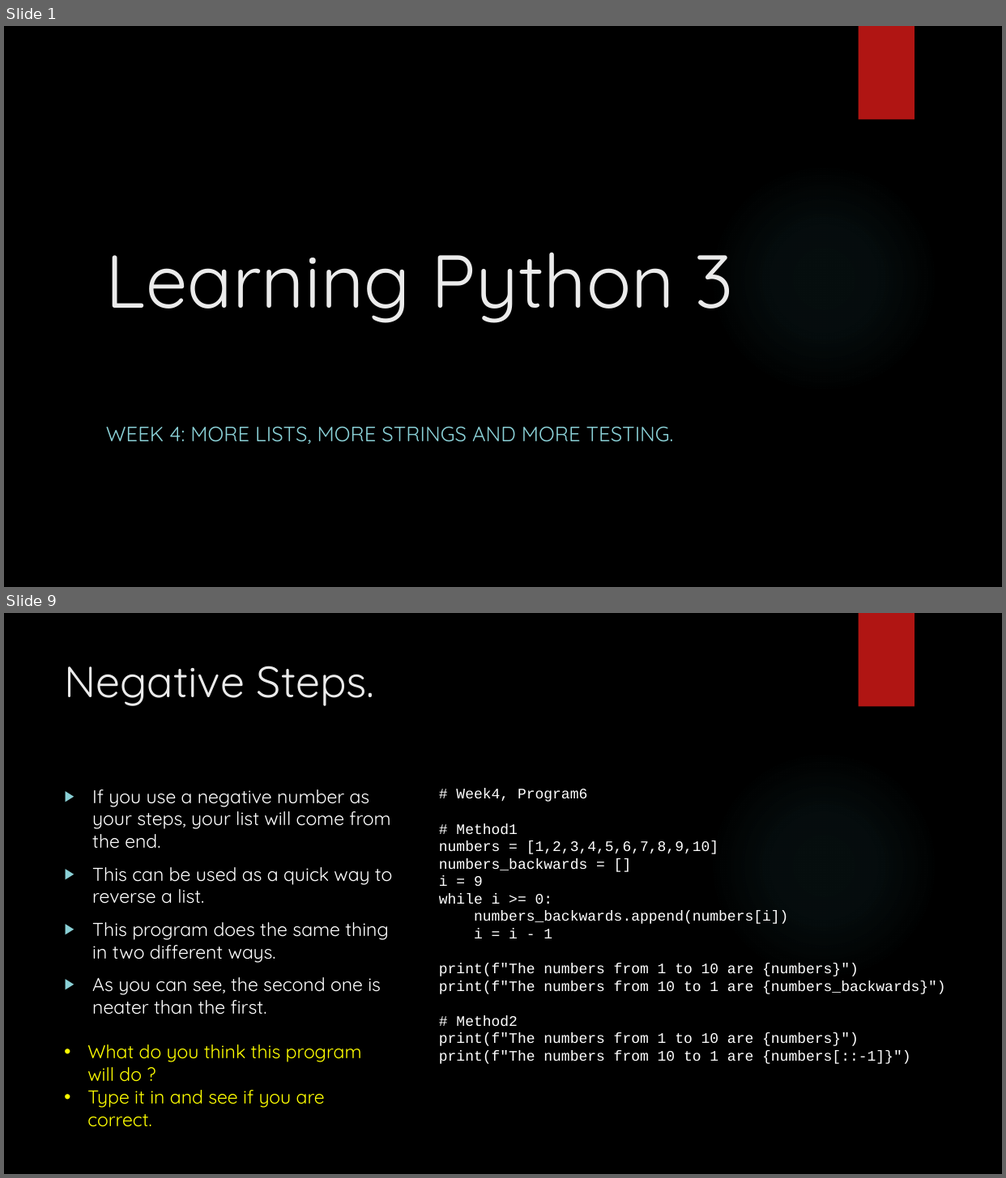
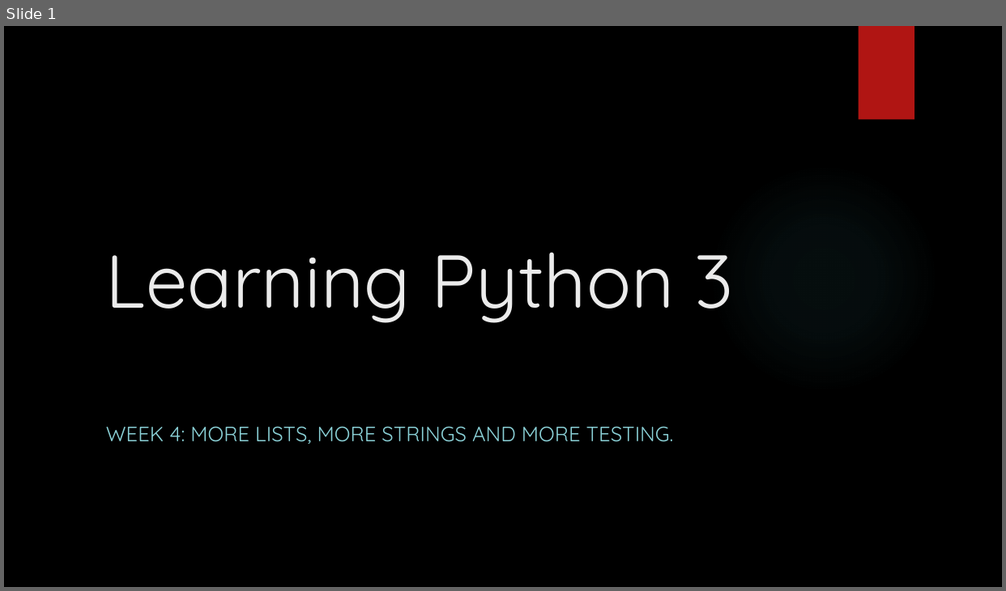
Before and after one commit to davidgroves/DGM_Tutorials, a slide deck: week5/week5.pptx. Shown one above the other, each under a label of ours: slides 1 and 9 before the commit, slide 1 after it; the slides between them are not shown. The pictures are 1006x1178 and 1006x591 pixels, drawn with LibreOffice and Linux fonts; fonts in the diff are those of the drawing; background and template pictures are left out. Boxes give left, top, right and bottom in pixels: in the first picture for what was removed or moved away, otherwise in the second. Text is boxed around its words. In the diff, an @@ line names an element or a change of style, - is before the commit and + after.

Commit message:
Week 5 partial checkin.

```diff
--- a/week5/week5.pptx
+++ b/week5/week5.pptx
@@ slide 9 removed at [4, 613, 1002, 1174], background picture (left out); not listed: 2 template elements that a slide beside it also shows @@
@@ title removed at [65, 666, 375, 706] @@
-Negative Steps.
@@ text removed at [92, 790, 392, 1015] @@
-▶ If you use a negative number as your steps, your list will come from the end.
-▶ This can be used as a quick way to reverse a list.
-▶ This program does the same thing in two different ways.
-▶ As you can see, the second one is neater than the first.
@@ text removed at [439, 789, 946, 1064] @@
-# Week4, Program6
-# Method1
-numbers = [1,2,3,4,5,6,7,8,9,10]
-numbers_backwards = []
-i = 9
-while i >= 0:
-numbers_backwards.append(numbers[i])
-i = i - 1
-print(f"The numbers from 1 to 10 are {numbers}")
-print(f"The numbers from 10 to 1 are {numbers_backwards}")
-# Method2
-print(f"The numbers from 1 to 10 are {numbers}")
-print(f"The numbers from 10 to 1 are {numbers[::-1]}")
@@ text removed at [87, 1045, 362, 1127] @@
-• What do you think this program will do ?
-• Type it in and see if you are correct.
```
Also in this commit, not shown: 2 slides changed, 31 slides added, 19 other slides removed.
